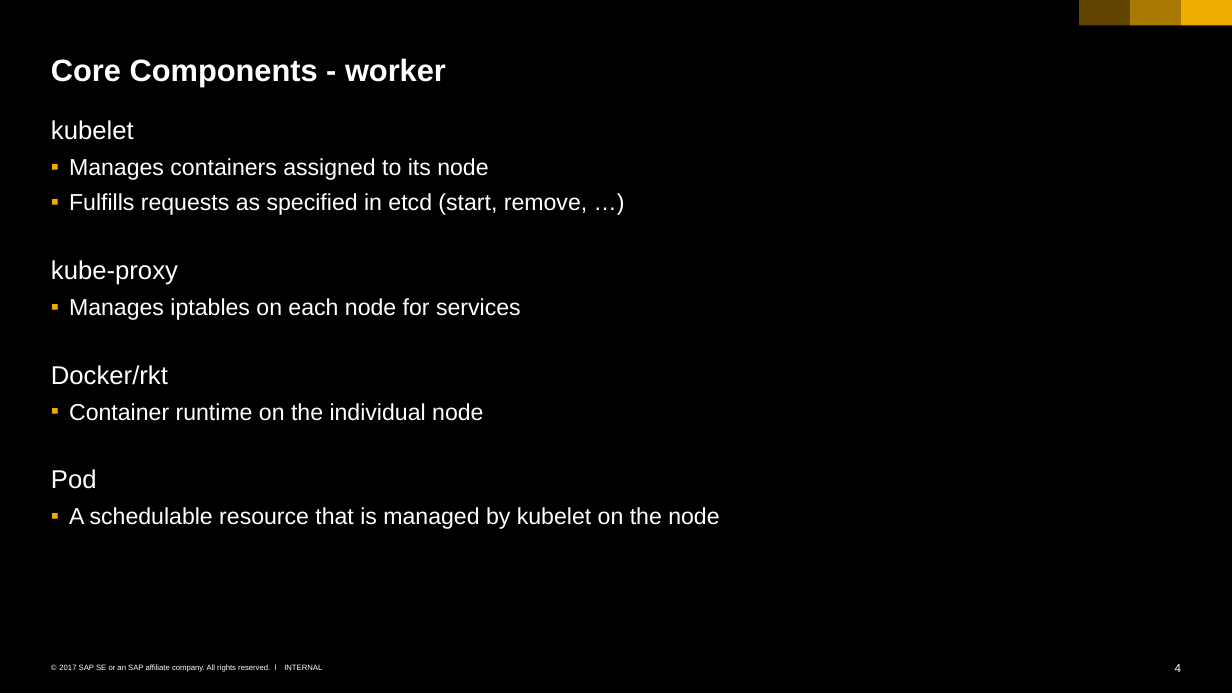
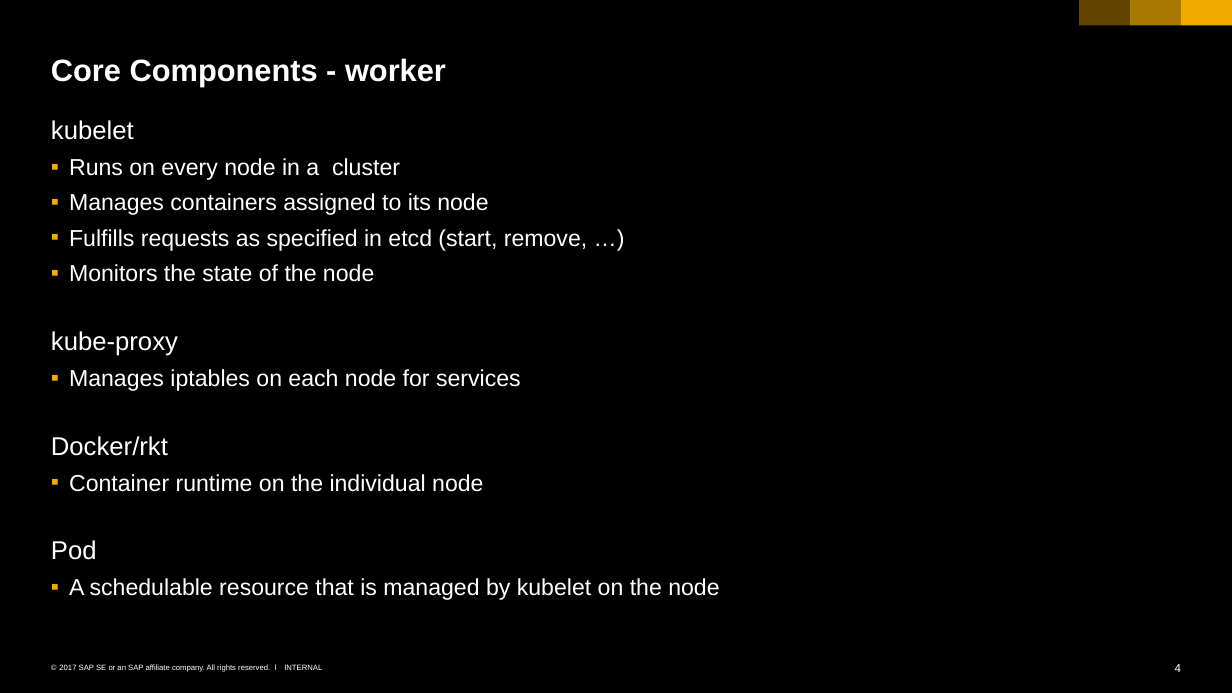
Before and after one commit to cuijiyao01/docker-k8s-training, a slide deck: slide 4 of kubernetes/01_k8s_core_components.pptx. Drawn at 1232x693 pixels with LibreOffice and Linux fonts; fonts in the diff are those of the drawing. Boxes give left, top, right and bottom in pixels: in the first picture for what was removed or moved away, otherwise in the second. Text is boxed around its words. In the diff, an @@ line names an element or a change of style, - is before the commit and + after.

```diff
--- a/kubernetes/01_k8s_core_components.pptx
+++ b/kubernetes/01_k8s_core_components.pptx
@@ text at (x1=69, y1=158, x2=400, y2=180): paragraph added @@
+  ▪ Runs on every node in a cluster
@@ text at (x1=69, y1=264, x2=374, y2=282): paragraph added @@
+  ▪ Monitors the state of the node
```
Also in this commit, not shown: 2 other slides changed, 1 slide added, 6 other files.
